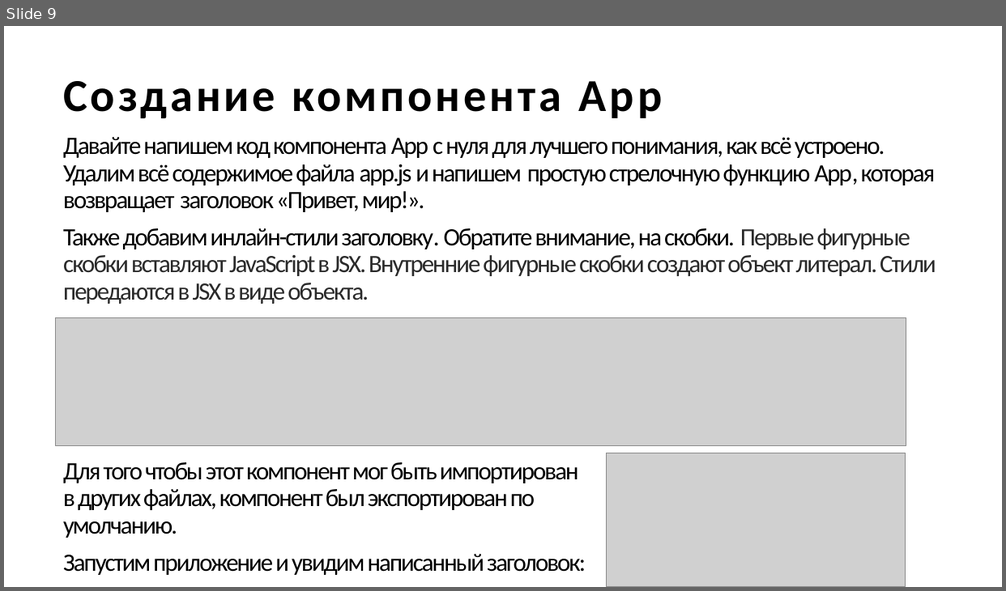
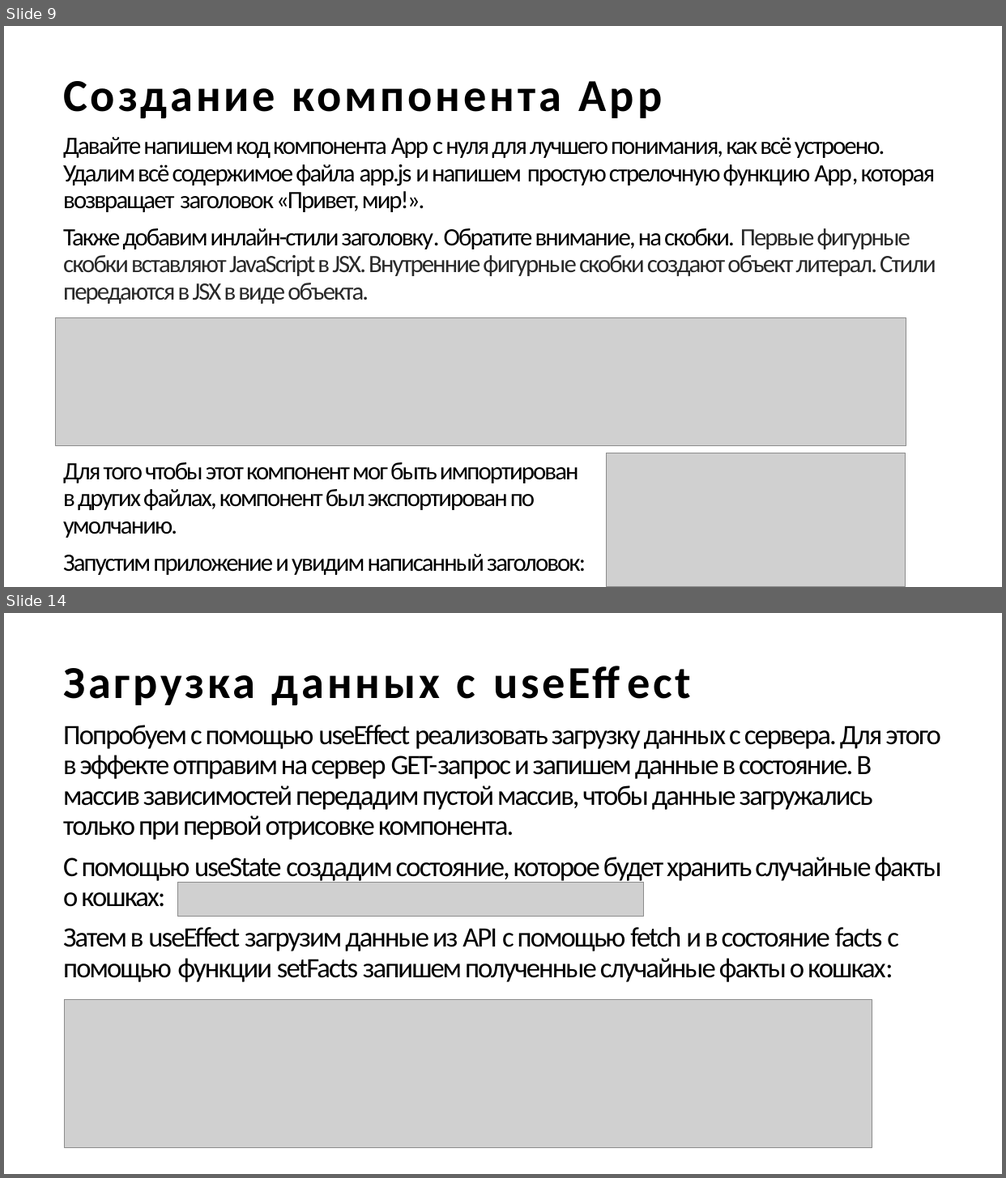
Before and after one commit to descenty/IPPO-3-sem, a slide deck: Введение в React.pptx. Shown one above the other, each under a label of ours: slide 9 before the commit, slides 9 and 14 after it; the slides between them are not shown. The pictures are 1006x591 and 1006x1178 pixels, drawn with LibreOffice and Linux fonts; fonts in the diff are those of the drawing; grey boxes stand for pictures. Boxes give left, top, right and bottom in pixels: in the first picture for what was removed or moved away, otherwise in the second. Text is boxed around its words. In the diff, an @@ line names an element or a change of style, - is before the commit and + after.

```diff
--- a/Введение в React.pptx
+++ b/Введение в React.pptx
@@ slide 14 added at [4,613,1002,1174], background #FFFFFF @@
@@ title added at [63,668,476,745], 44 pt, text #000000, bold @@
+Загрузка данных с useEffect
@@ text added at [63,725,942,982], 27 pt, text #000000 @@
+Попробуем с помощью useEffect реализовать загрузку данных с сервера. Для этого в эффекте отправим на сервер GET-запрос и запишем данные в состояние. В массив зависимостей передадим пустой массив, чтобы данные загружались только при первой отрисовке компонента.
+С помощью useState создадим состояние, которое будет хранить случайные факты о кошках:
+Затем в useEffect загрузим данные из API с помощью fetch и в состояние facts с помощью функции setFacts запишем полученные случайные факты о кошках:
@@ picture added at [177,883,643,917] @@
@@ picture added at [64,1000,872,1148] @@
```
Also in this commit, not shown: 3 slides changed, 9 other slides added, 21 other files.
